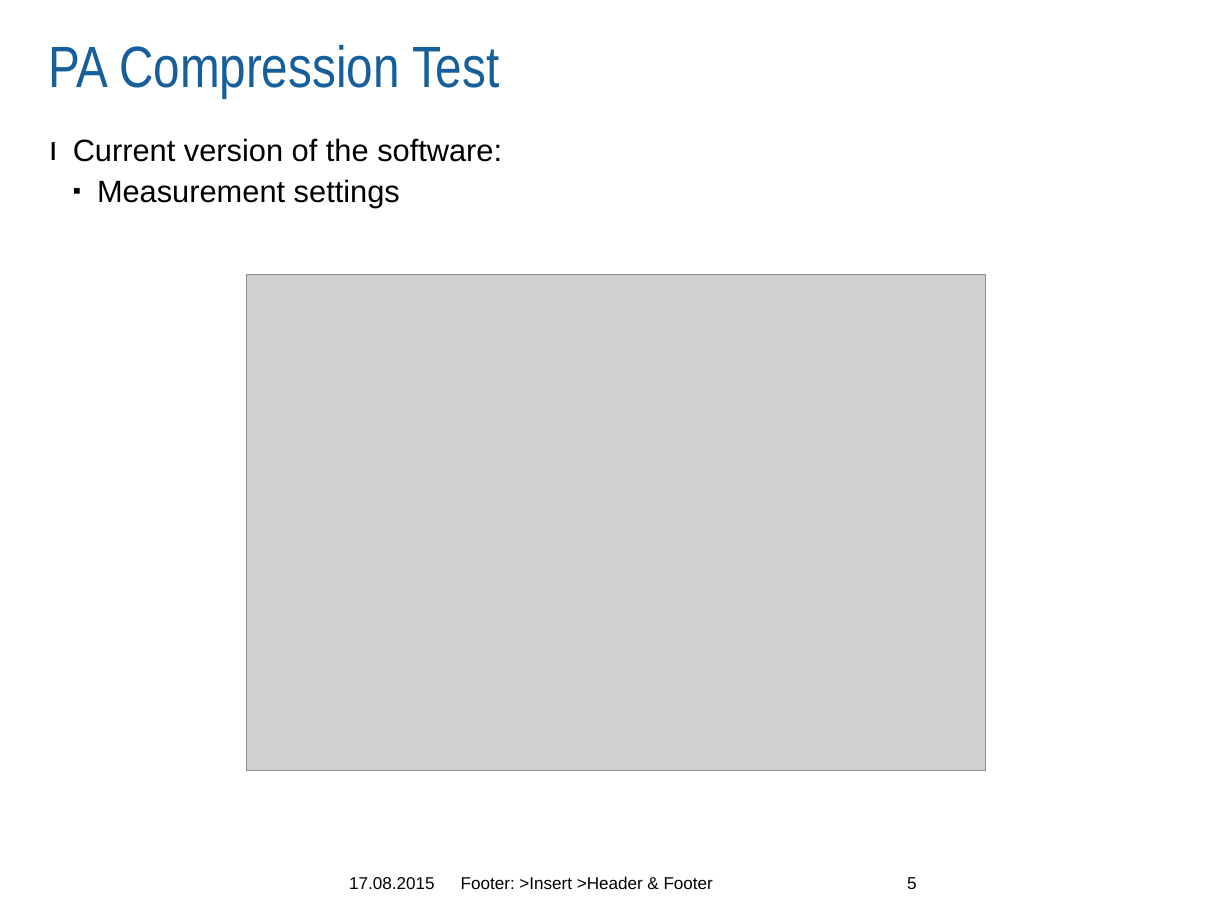
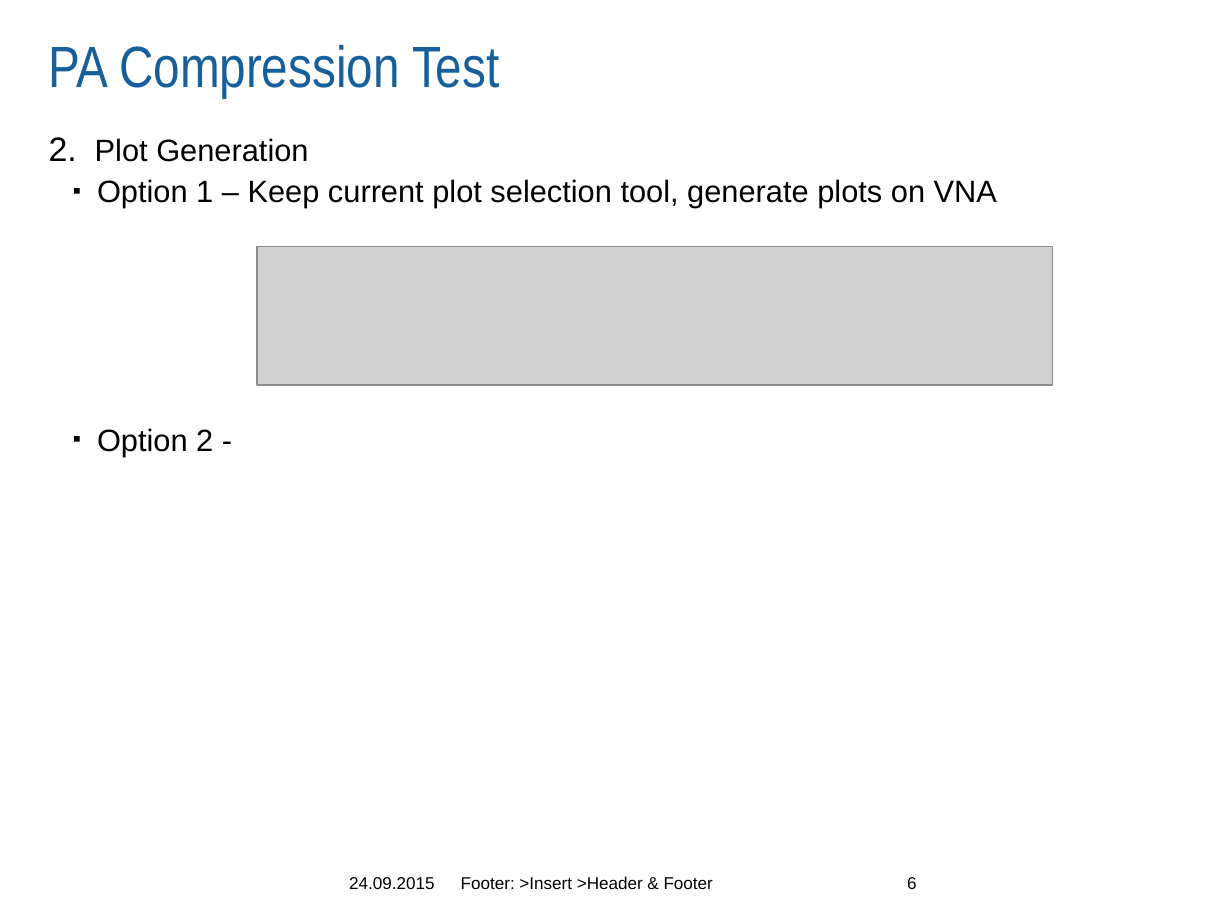
Before and after one commit to Terrabits/PACompressionTest, a slide deck: slide 6 of Screenshots/v2.0 Prototype/MA-COM PA Compression Test Software.pptx (slide 5 before the commit). Drawn at 1232x924 pixels with LibreOffice and Linux fonts; fonts in the diff are those of the drawing; grey boxes stand for pictures; background and template pictures are left out. Boxes give left, top, right and bottom in pixels: in the first picture for what was removed or moved away, otherwise in the second. Text is boxed around its words. In the diff, an @@ line names an element or a change of style, - is before the commit and + after.

```diff
--- a/Screenshots/v2.0 Prototype/MA-COM PA Compression Test Software.pptx
+++ b/Screenshots/v2.0 Prototype/MA-COM PA Compression Test Software.pptx
@@ text at [95,138,997,456]: text changed @@
-ı Current version of the software:
-  ▪ Measurement settings
+2. Plot Generation
+  ▪ Option 1 – Keep current plot selection tool, generate plots on VNA
+  ▪ Option 2 -
@@ picture added at [257,246,1053,386] @@
@@ picture removed at [246,275,986,770] @@
@@ text at [349,877,434,889]: text changed @@
-17.08.2015
+24.09.2015
@@ page number at [907,877,917,889]: text changed @@
-5
+6
```
Also in this commit, not shown: 5 other slides changed, 7 slides removed, 6 other files.
